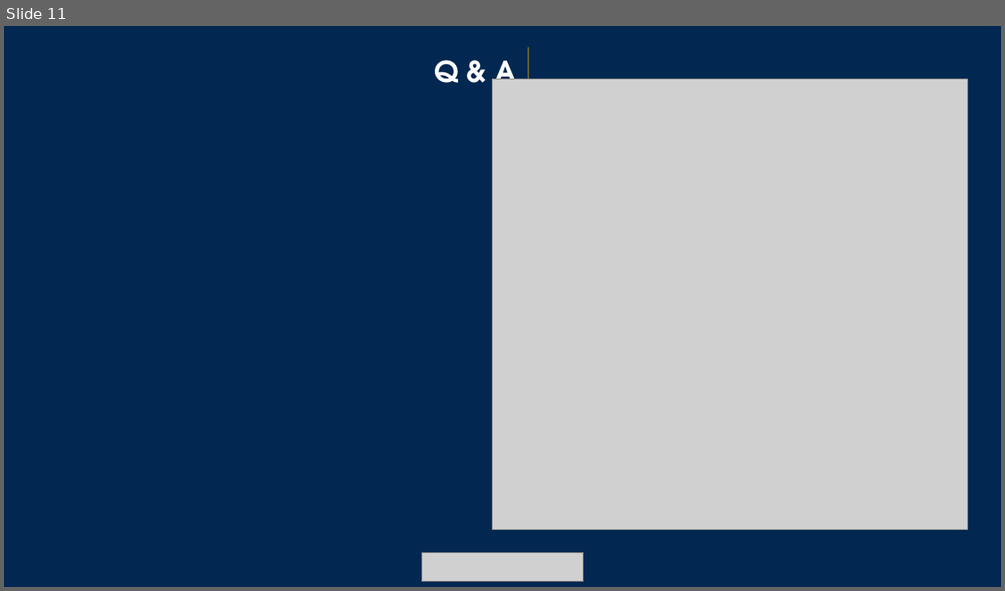
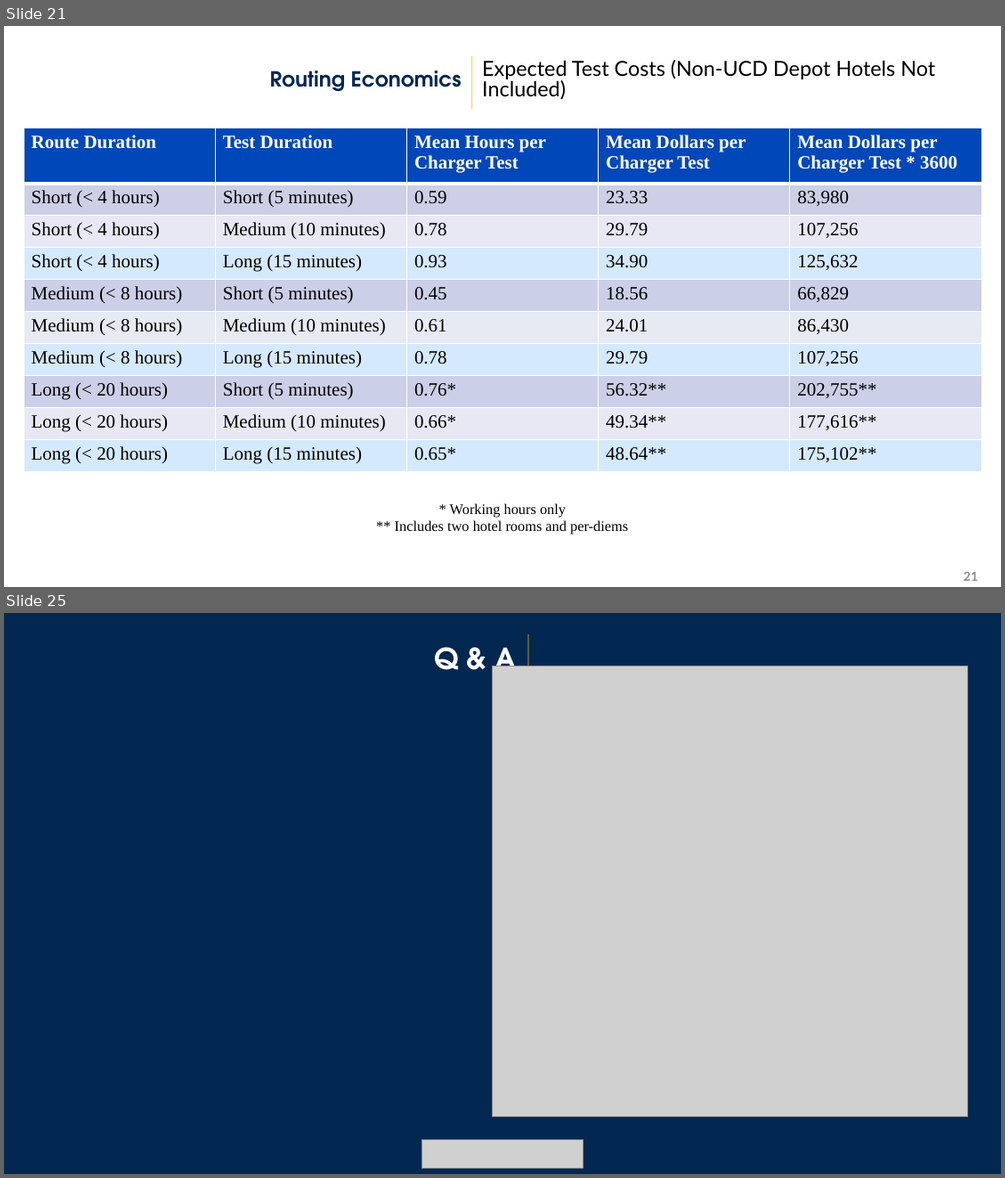
Before and after one commit to airabino/electric_vrp, a slide deck: 02_07_24.pptx. Shown one above the other, each under a label of ours: slide 11 before the commit, slides 21 and 25 after it; the slides between them are not shown. The pictures are 1005x591 and 1005x1178 pixels, drawn with LibreOffice and Linux fonts; fonts in the diff are those of the drawing; grey boxes stand for pictures; background and template pictures are left out. Boxes give left, top, right and bottom in pixels: in the first picture for what was removed or moved away, otherwise in the second. Text is boxed around its words. In the diff, an @@ line names an element or a change of style, - is before the commit and + after.

```diff
--- a/02_07_24.pptx
+++ b/02_07_24.pptx
@@ slide 21 added at bbox=[4, 26, 1001, 587], background picture (left out) @@
@@ text added at bbox=[270, 70, 461, 91], 20 pt, text #002855, bold @@
+Routing Economics
@@ rectangle added at bbox=[472, 56, 472, 109], fill #FFBF00 @@
@@ text added at bbox=[482, 60, 935, 100], 20 pt, text #000000 @@
+Expected Test Costs (Non-UCD Depot Hotels Not Included)
@@ table added at bbox=[24, 127, 981, 472], 10 rows, 5 columns @@
+Route Duration | Test Duration | Mean Hours per Charger Test | Mean Dollars per Charger Test | Mean Dollars per Charger Test * 3600
+Short (< 4 hours) | Short (5 minutes) | 0.59 | 23.33 | 83,980
+Short (< 4 hours) | Medium (10 minutes) | 0.78 | 29.79 | 107,256
+Short (< 4 hours) | Long (15 minutes) | 0.93 | 34.90 | 125,632
+Medium (< 8 hours) | Short (5 minutes) | 0.45 | 18.56 | 66,829
+Medium (< 8 hours) | Medium (10 minutes) | 0.61 | 24.01 | 86,430
+Medium (< 8 hours) | Long (15 minutes) | 0.78 | 29.79 | 107,256
+Long (< 20 hours) | Short (5 minutes) | 0.76* | 56.32** | 202,755**
+Long (< 20 hours) | Medium (10 minutes) | 0.66* | 49.34** | 177,616**
+Long (< 20 hours) | Long (15 minutes) | 0.65* | 48.64** | 175,102**
@@ text added at bbox=[395, 503, 628, 534], 14 pt, text #000000 @@
+* Working hours only
+** Includes two hotel rooms and per-diems
@@ page number added at bbox=[963, 572, 978, 580], 12 pt, text #8C8C8C, bold @@
+21
@@ what was slide 11 is now slide 25 @@
```
Also in this commit, not shown: 7 slides changed, 13 other slides added, 21 other files.
